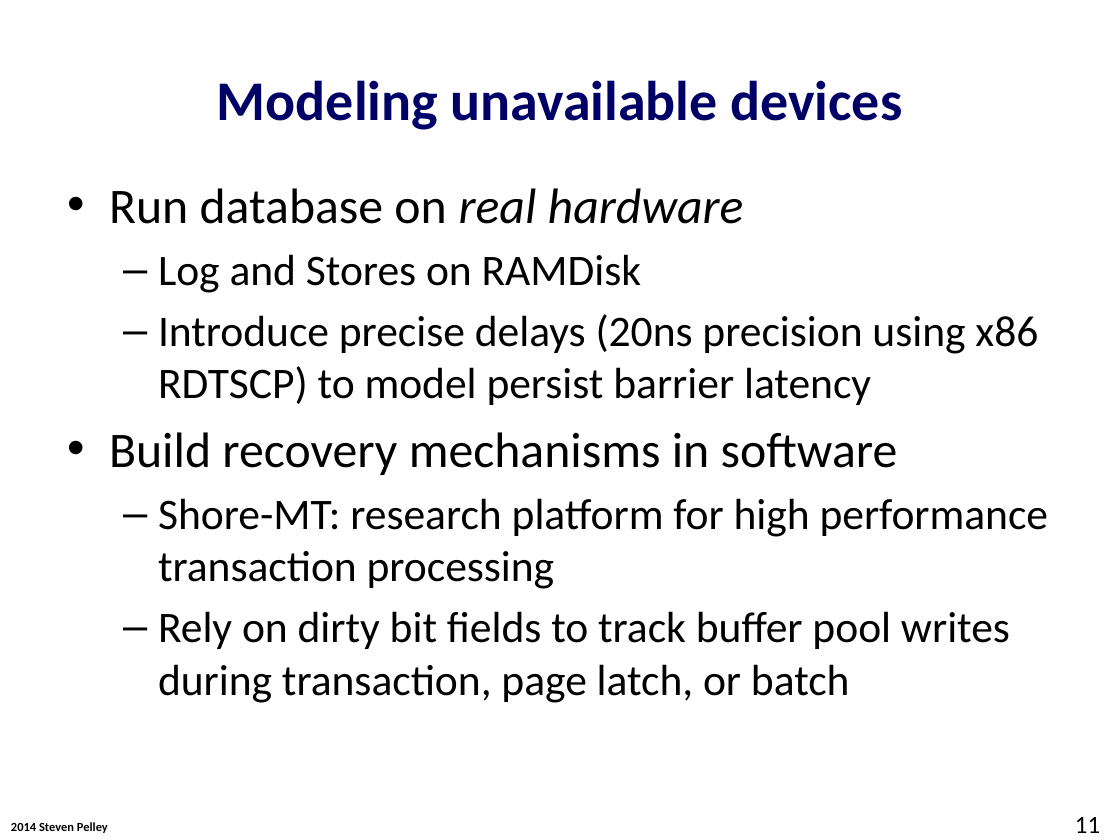
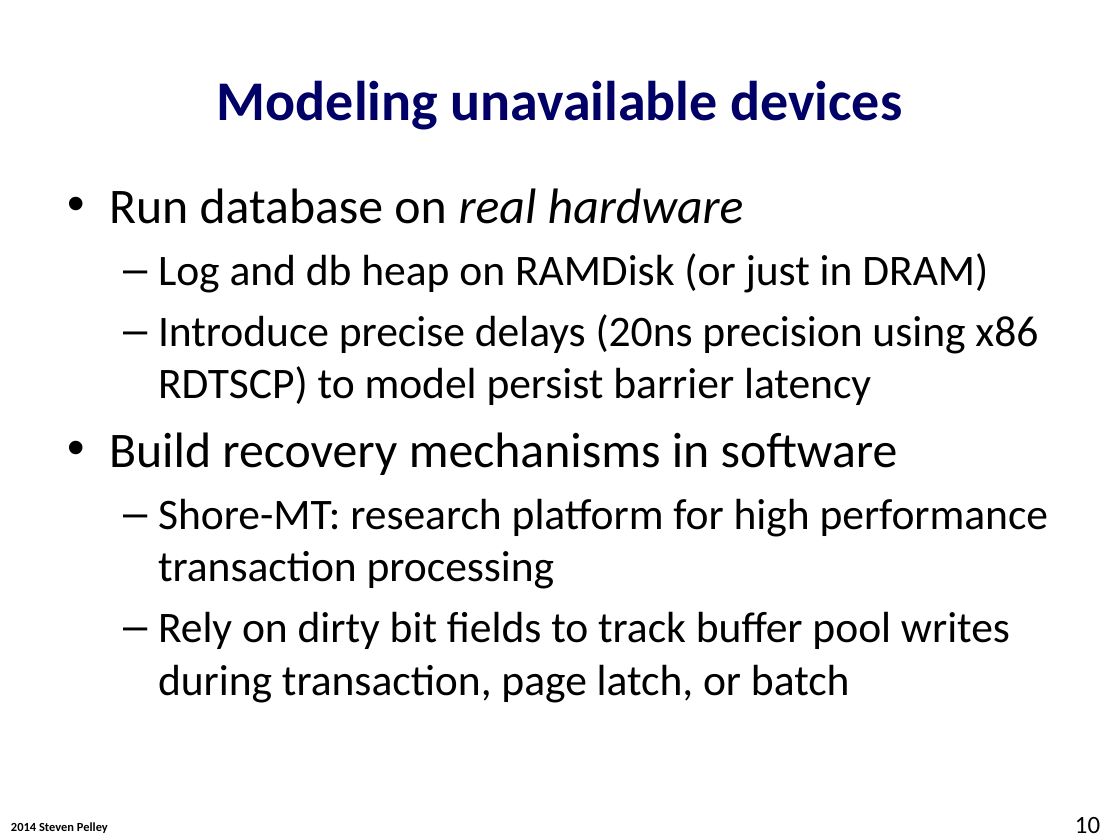
Before and after one commit to Abulila/dissertation, a slide deck: slide 10 of proposal/NVMW.pptx (slide 11 before the commit). Drawn at 1120x840 pixels with LibreOffice and Linux fonts; fonts in the diff are those of the drawing; background and template pictures are left out. Boxes give left, top, right and bottom in pixels: in the first picture for what was removed or moved away, otherwise in the second. Text is boxed around its words. In the diff, an @@ line names an element or a change of style, - is before the commit and + after.

```diff
--- a/proposal/NVMW.pptx
+++ b/proposal/NVMW.pptx
@@ text at <box>158,253,988,293</box>: text changed @@
-  – Log and Stores on RAMDisk
+  – Log and db heap on RAMDisk (or just in DRAM)
@@ page number at <box>1075,817,1100,833</box>: text changed @@
-11
+10
```
Also in this commit, not shown: 10 other slides changed, 2 slides added.
